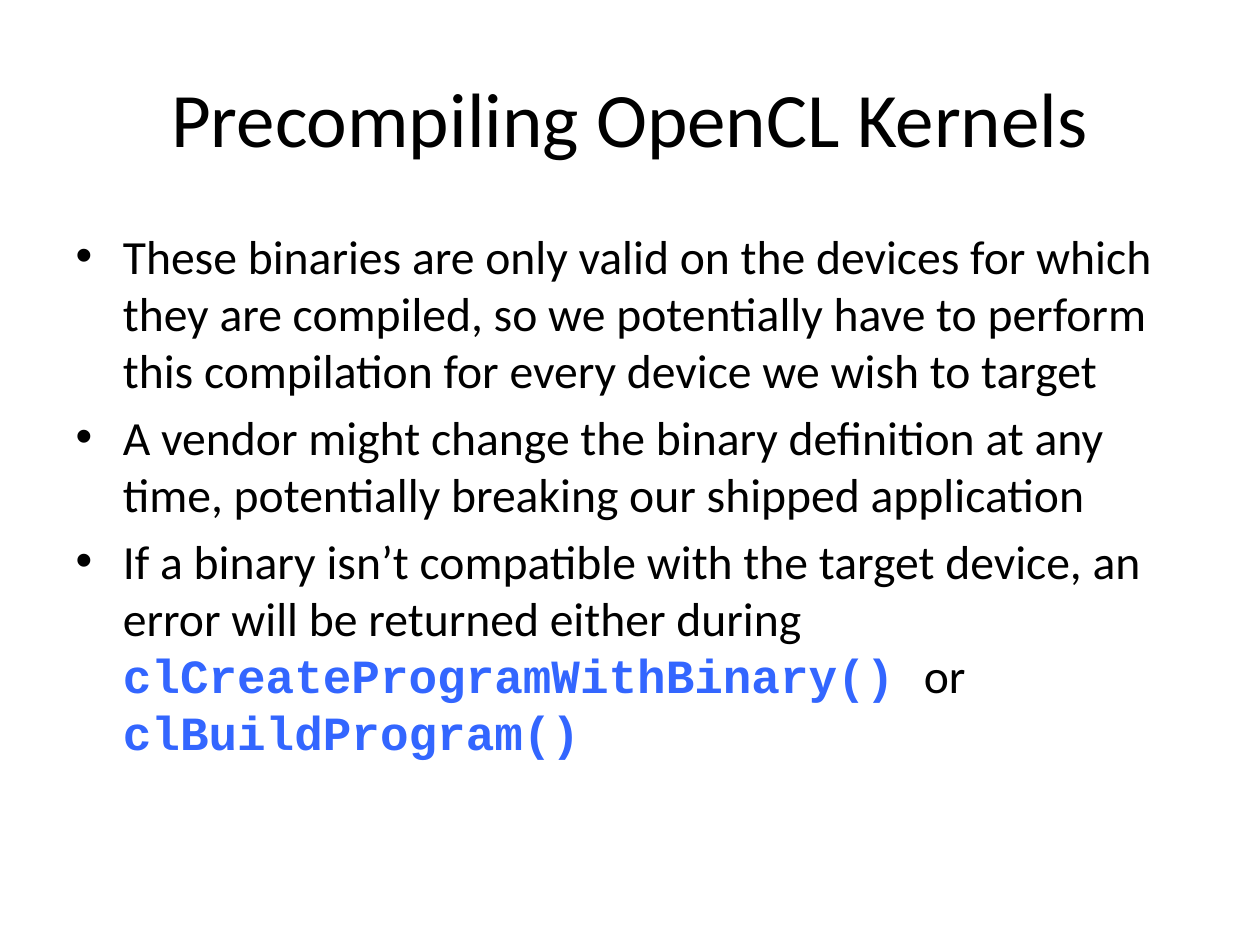
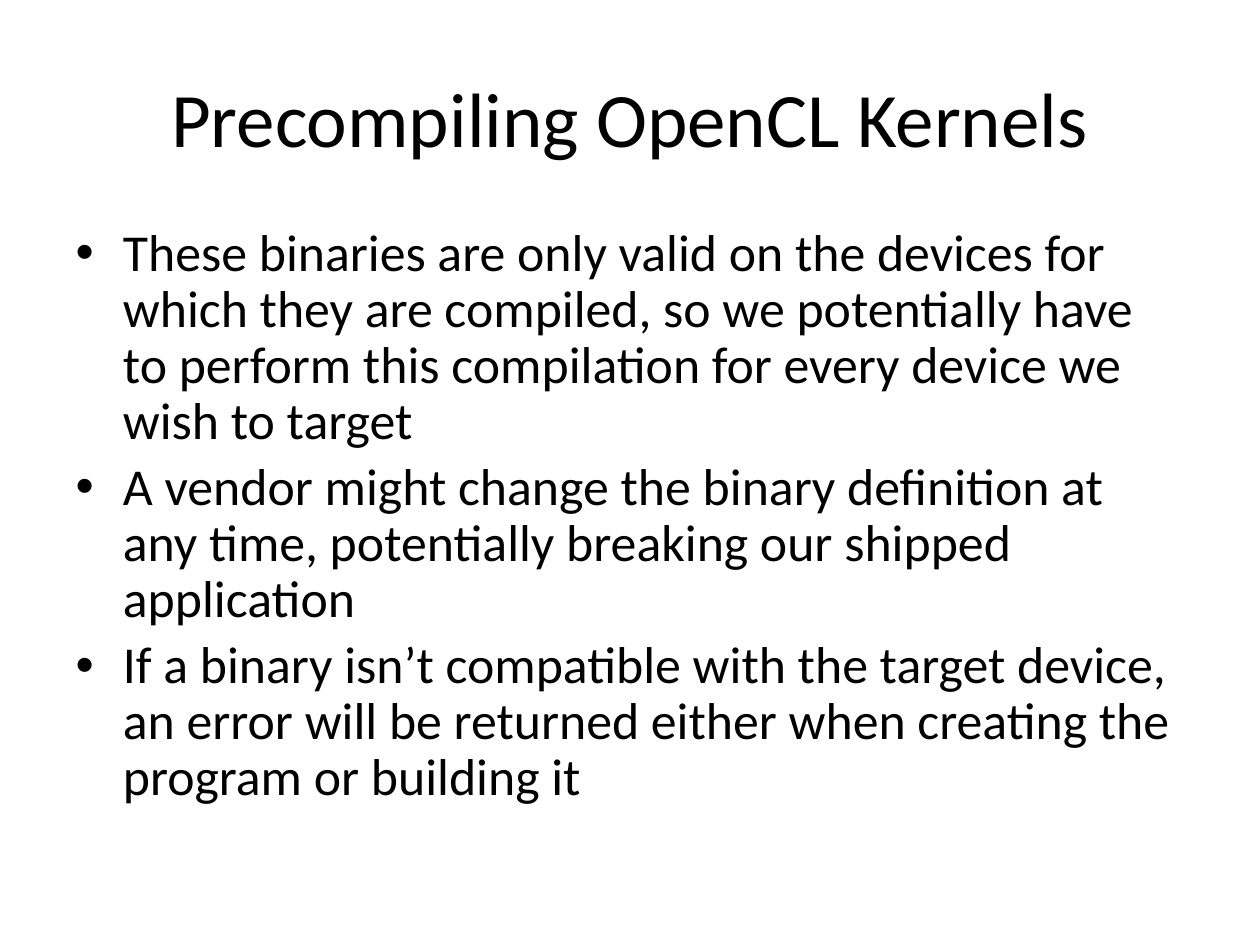
Before and after one commit to UoB-HPC/opencl-training-code, a slide deck: slide 6 of slides/advanced_part2.pptx. Drawn at 1260x945 pixels with LibreOffice and Linux fonts; fonts in the diff are those of the drawing. Boxes give left, top, right and bottom in pixels: in the first picture for what was removed or moved away, otherwise in the second. Text is boxed around its words. In the diff, an @@ line names an element or a change of style, - is before the commit and + after.

```diff
--- a/slides/advanced_part2.pptx
+++ b/slides/advanced_part2.pptx
@@ text at [123,235,1133,626]: size 27.2 to 29.6 pt in "These binaries are only valid on the ...", "A vendor might change the binary definition ..."; line spacing 1 to 0.9 @@
@@ text at [123,646,1169,804]: text changed; size 27.2 to 29.6 pt @@
-• If a binary isn’t compatible with the target device, an error will be returned either during clCreateProgramWithBinary() or clBuildProgram()
+• If a binary isn’t compatible with the target device, an error will be returned either when creating the program or building it
```
Also in this commit, not shown: 12 other slides changed.
